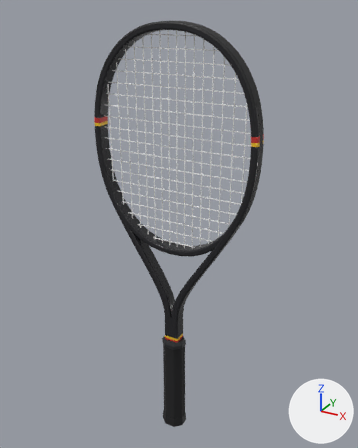
Two versions of the glTF model assets/realistic/wilson-pro-staff-97l-classic.glb, one commit apart.
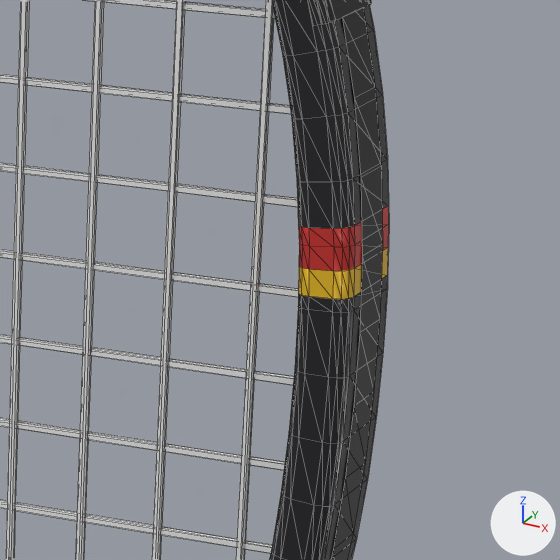
The first picture shows the older version from a 50 mm lens placed at (0.345, -0.61, 0.704), pointed at (-0.002, 0.021, 0.388). The close-ups show the older and then the newer version on the part from 58% to 80% of the width and 23% to 41% of the height of that picture. Only the edits that show in the close-ups are written down. Arrows for +X, +Y and +Z are at lower right; the lights stay in place. The close-ups show mesh edges as thin lines. Where no turn or scale is listed for an object, it has been applied to the vertices. Vertices at exactly the same position are counted once.

The first close-up shows 'bumper', 'frame', 'grommets', 'strings_crosses', 'strings_mains'.
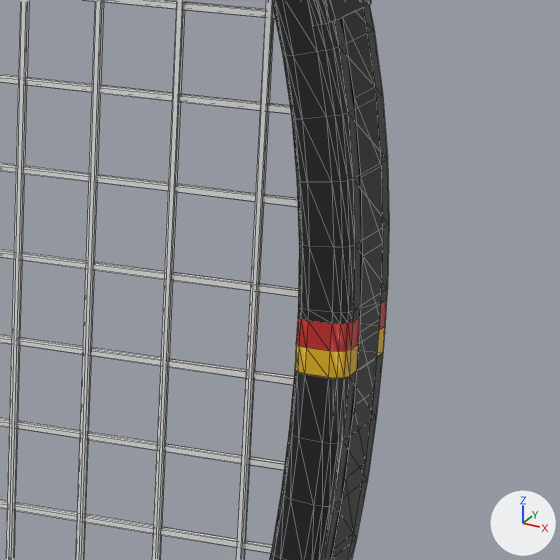
Pixel boxes [x1, y1, x2, y2] of what changed, in the close-ups (560 x 560 px; the box of a moved part takes in the faces that stretch with it):
'frame', reshaped, recoloured: [269, 0, 389, 560] in both
part 1 of me_frame, moved or reshaped: before [295, 274, 388, 378]; after [295, 326, 385, 379]
part 2 of me_frame, moved or reshaped: before [302, 246, 389, 299]; after [299, 299, 387, 352]
part 3 of me_frame, moved or reshaped: before [298, 248, 302, 309]; after [295, 308, 301, 371]
part 4 of me_frame, moved or reshaped: before [297, 158, 389, 229]; after [297, 158, 389, 247]
part 5 of me_frame, moved or reshaped: before [298, 204, 389, 271]; after [298, 224, 389, 324]
part 6 of me_frame, recoloured (black to yellow): before [295, 274, 388, 378]; after [295, 326, 385, 379]
part 7 of me_frame, recoloured (red to black): before [298, 204, 389, 271]; after [298, 224, 389, 324]
part 8 of me_frame, recoloured: before [298, 246, 389, 299]; after [296, 299, 387, 352]

The change, as a list of edits to the scene's bpy script:
```text
Change me_frame:
    where me_frame.from_pydata(...)  # 1760 vertices, 3456 faces; spans x -0.132..0.132, y -0.012..0.012, z -0.254..0.254
    used by ob_frame; location = (0.0, 0.0, 0.4319)
    me_frame part 1: all 16 vertices in x 0.122..0.132, y -0.012..0.012, z 0.102..0.103 are moved by (0.0, 0.0, -0.012)
    me_frame part 2: all 24 vertices in x 0.123..0.132, y -0.012..0.012, z 0.105..0.11 are moved by (0.0, 0.0, -0.01)
    me_frame part 3: all 8 vertices in x 0.121..0.122, y -0.01..0.01, z 0.105..0.11 are moved by (0.0, 0.0, -0.009)
    me_frame part 4: all 16 vertices in x 0.121..0.131, y -0.012..0.012, z 0.117..0.118 are moved by (0.0, 0.0, -0.003)
    me_frame part 5: all 16 vertices in x 0.121..0.132, y -0.012..0.012, z 0.114..0.115 are moved by (0.001, 0.0, -0.012)
    me_frame part 6: 128 faces centred in x -0.132..0.132, y -0.012..0.012, z 0.094..0.104 are repainted in the vertex colours; the middle colour goes from black #222226 to yellow #e8b922
    me_frame part 7: 128 faces centred in x -0.132..0.132, y -0.012..0.012, z 0.111..0.117 are repainted in the vertex colours; the middle colour goes from red #c8322e to black #222226
    me_frame part 8: 64 faces centred in x -0.132..0.132, y -0.012..0.012, z 0.106..0.109 are repainted in the vertex colours; the middle colour goes from yellow #e8b922 to red #c8322e
```
